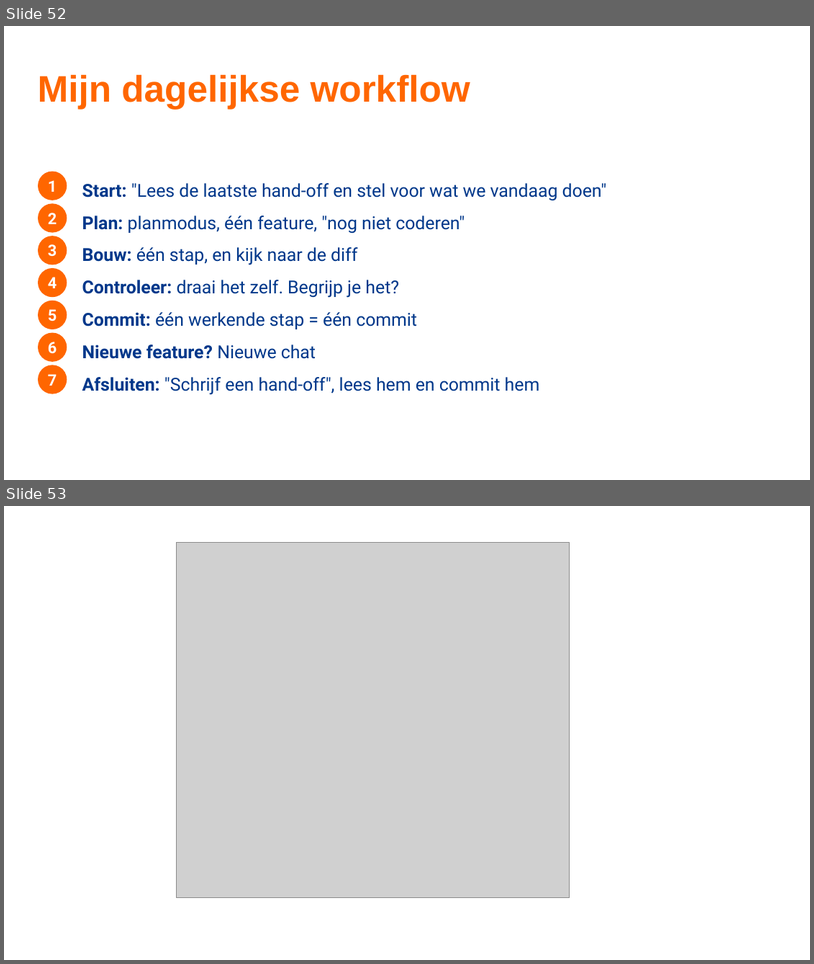
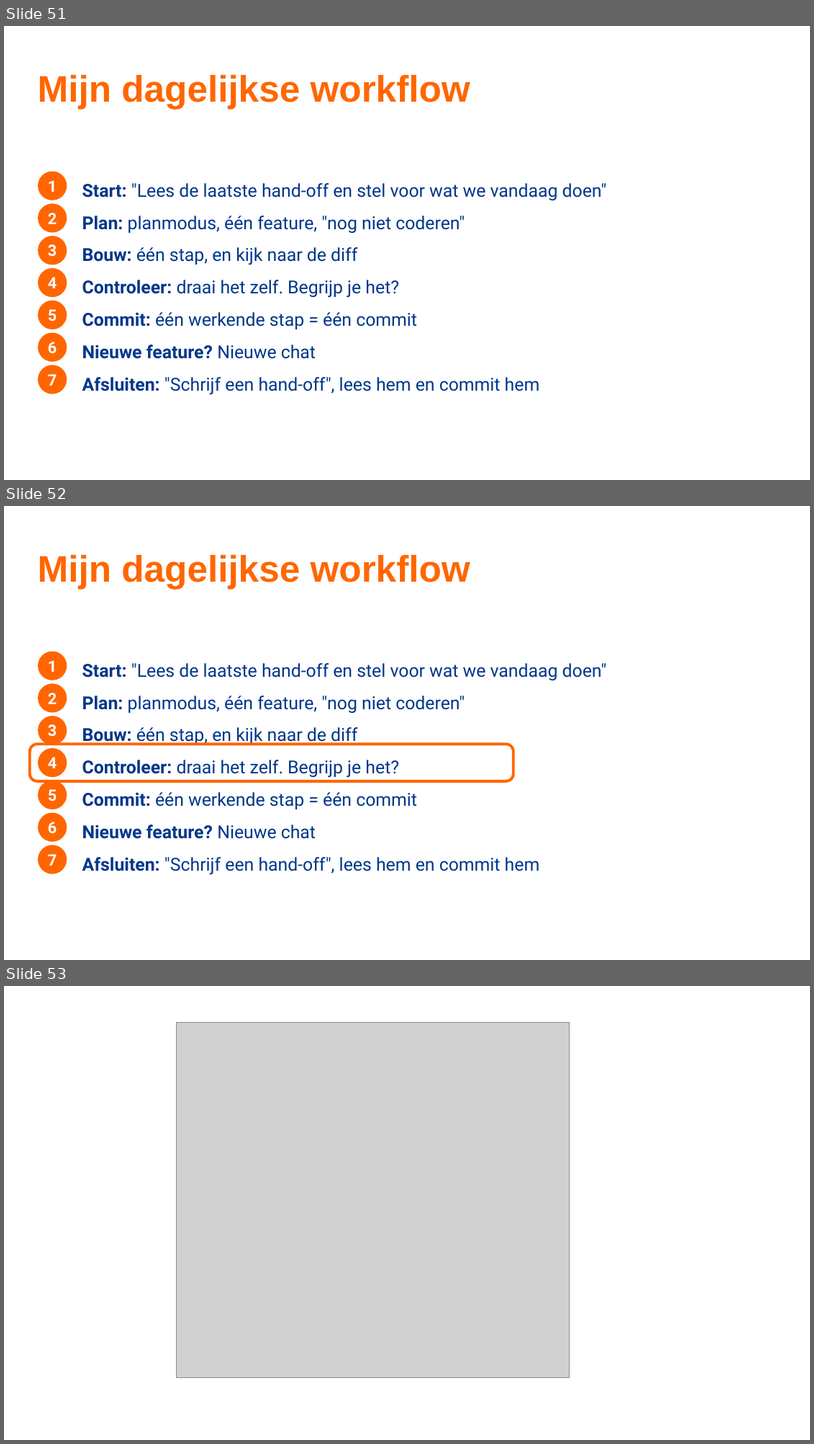
Before and after one commit to TeamNLSportScienceCentre/teamnl-agentic-engineering, a slide deck: docs/agentic-engineering-sessie-1.pptx. Shown one above the other, each under a label of ours: slides 52 and 53 before the commit, slides 51, 52 and 53 after it. The pictures are 814x964 and 814x1444 pixels, drawn with LibreOffice and Linux fonts; fonts in the diff are those of the drawing; grey boxes stand for pictures; background and template pictures are left out. Boxes give left, top, right and bottom in pixels: in the first picture for what was removed or moved away, otherwise in the second. Text is boxed around its words. In the diff, an @@ line names an element or a change of style, - is before the commit and + after.

```diff
--- a/docs/agentic-engineering-sessie-1.pptx
+++ b/docs/agentic-engineering-sessie-1.pptx
@@ slide 52 added at [4, 506, 810, 960], background #FFFFFF @@
@@ title added at [38, 554, 471, 589], 33 pt, text #FF6600, bold @@
+Mijn dagelijkse workflow
@@ ellipse added at [38, 651, 67, 680], fill #FF6600, 14 pt, text #FFFFFF, bold @@
+1
@@ text added at [82, 663, 607, 681], 16 pt, text #00378A @@
+Start: "Lees de laatste hand-off en stel voor wat we vandaag doen"
@@ ellipse added at [38, 683, 67, 713], fill #FF6600, 14 pt, text #FFFFFF, bold @@
+2
@@ text added at [82, 695, 465, 713], 16 pt, text #00378A @@
+Plan: planmodus, één feature, "nog niet coderen"
@@ ellipse added at [38, 716, 67, 745], fill #FF6600, 14 pt, text #FFFFFF, bold @@
+3
@@ text added at [82, 727, 358, 746], 16 pt, text #00378A @@
+Bouw: één stap, en kijk naar de diff
@@ rounded rectangle added at [30, 744, 514, 781], outline #FF6600 2.5 pt @@
@@ ellipse added at [38, 748, 67, 777], fill #FF6600, 14 pt, text #FFFFFF, bold @@
+4
@@ text added at [82, 759, 399, 777], 16 pt, text #00378A @@
+Controleer: draai het zelf. Begrijp je het?
@@ ellipse added at [38, 780, 67, 809], fill #FF6600, 14 pt, text #FFFFFF, bold @@
+5
@@ text added at [82, 792, 417, 809], 16 pt, text #00378A @@
+Commit: één werkende stap = één commit
@@ ellipse added at [38, 813, 67, 842], fill #FF6600, 14 pt, text #FFFFFF, bold @@
+6
@@ text added at [82, 824, 316, 839], 16 pt, text #00378A, bold @@
+Nieuwe feature? Nieuwe chat
@@ ellipse added at [38, 844, 67, 874], fill #FF6600, 14 pt, text #FFFFFF, bold @@
+7
@@ text added at [82, 857, 540, 875], 16 pt, text #00378A @@
+Afsluiten: "Schrijf een hand-off", lees hem en commit hem
@@ what was slide 52 is now slide 51 @@
```
Also in this commit, not shown: 22 slides changed, 1 other slide added, 3 slides removed.
